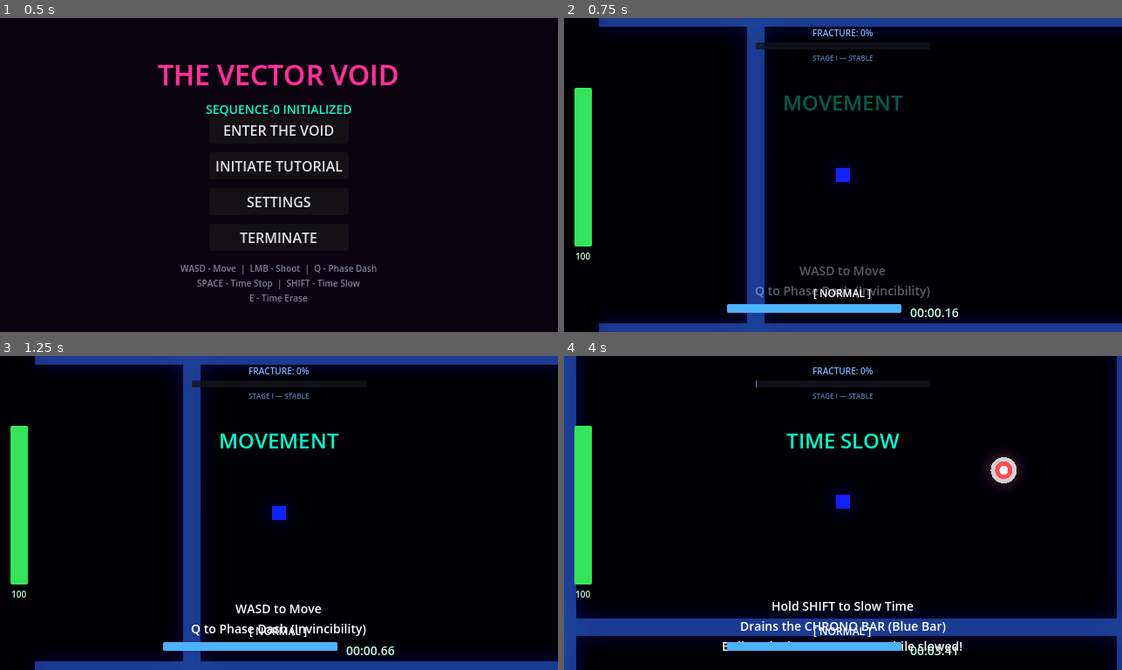
Above: before the commit, frames 1-4 (two rows, left to right).
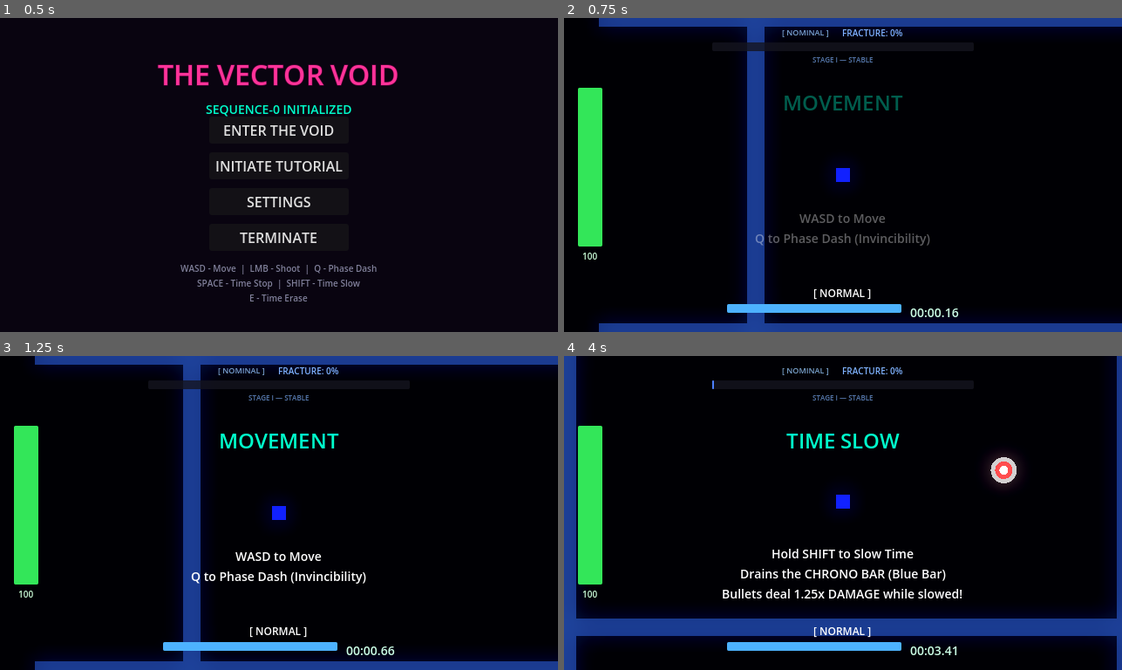
Above: after the commit, the same moments.

Repository: scarf-y/Polychron
Game: Godot game, scene res://scenes/ui/main_menu.tscn
Same seed, same stepped clock (60 frames per second), same inputs: the game is played once before the commit and once after it.
Inputs (mouse positions are in pixels of both pictures, inside the frame that each line leads up to):
- Up to frame 1 (0.5 s): no input
- Up to frame 2 (0.75 s): click "INITIATE TUTORIAL" at 0.5 s
- Up to frame 3 (1.25 s): no input
- Up to frame 4 (4 s): tap Enter at 1.25 s; move the mouse to (965, 497) at 1.27 s; hold D (move_right) 1.28-2.03 s; tap Q (dash) at 1.35 s; move the mouse to (731, 528) at 2.02 s; hold S (move_down) 2.03-2.78 s; click (731, 528) at 2.1 s; move the mouse to (898, 443) at 2.77 s; hold D (move_right) 2.78-3.53 s; tap E (time_erase) at 2.85 s; move the mouse to (815, 575) at 3.52 s; hold W (move_up) from 3.53 s (still down); tap Shift (time_slow) at 3.6 s

Frame 1 is identical in both runs. In frame 2, 3.0% of the frame differs, in the area x 1-66%, y 3-90%; in frame 3, 3.1%; in frame 4, 4.3%, in the area x 1-72%, y 3-94%.

Commit message:
style: HUD refinement and tutorial UI visibility fixes

Diff:
--- a/scenes/levels/tutorial_level.tscn
+++ b/scenes/levels/tutorial_level.tscn
@@ -123,9 +123,9 @@
 anchor_right = 0.5
 anchor_bottom = 0.5
 offset_left = -200.0
-offset_top = 100.0
+offset_top = 40.0
 offset_right = 200.0
-offset_bottom = 160.0
+offset_bottom = 100.0
 theme_override_font_sizes/font_size = 14
 text = "Instruction text goes here.
 Explain what to do."
--- a/scripts/bullet.gd
+++ b/scripts/bullet.gd
@@ -95,7 +95,10 @@
 			body.take_damage(damage)
 
 		# Spawn floating damage number
-		GameJuice.spawn_damage_number(damage, body.global_position, is_crit)
+		if TimeManager.current_state == TimeManager.TimeState.SLOWED:
+			GameJuice.spawn_damage_number(damage, body.global_position, is_crit, Color(1.0, 0.85, 0.3), 1.2)
+		else:
+			GameJuice.spawn_damage_number(damage, body.global_position, is_crit)
 
 		# Impact effect
 		if is_crit:
--- a/scripts/hud.gd
+++ b/scripts/hud.gd
@@ -82,10 +82,10 @@
 	# --- HP SECTION (Vertical Left) ---
 	var hp_vbox := VBoxContainer.new()
 	hp_vbox.set_anchors_preset(Control.PRESET_LEFT_WIDE)
-	hp_vbox.offset_left = 12.0
+	hp_vbox.offset_left = 16.0
 	hp_vbox.offset_top = 80.0
 	hp_vbox.offset_bottom = -80.0
-	hp_vbox.offset_right = 32.0
+	hp_vbox.offset_right = 44.0
 	hp_vbox.alignment = BoxContainer.ALIGNMENT_CENTER
 	add_child(hp_vbox)
 
@@ -94,7 +94,7 @@
 	hp_bar.max_value = 100.0
 	hp_bar.value = 100.0
 	hp_bar.show_percentage = false
-	hp_bar.custom_minimum_size = Vector2(10, 0)
+	hp_bar.custom_minimum_size = Vector2(16, 0) # Made wider
 	hp_bar.size_flags_vertical = Control.SIZE_EXPAND_FILL
 	# Style the fill
 	var hp_fill := StyleBoxFlat.new()
@@ -105,7 +105,12 @@
 	hp_fill.corner_radius_bottom_right = 2
 	hp_bar.add_theme_stylebox_override("fill", hp_fill)
 	var hp_bg := StyleBoxFlat.new()
-	hp_bg.bg_color = Color(0.1, 0.1, 0.1, 0.7)
+	hp_bg.bg_color = Color(0.05, 0.05, 0.05, 0.9) # Darker, more visible loss space
+	hp_bg.border_width_left = 1
+	hp_bg.border_width_right = 1
+	hp_bg.border_width_top = 1
+	hp_bg.border_width_bottom = 1
+	hp_bg.border_color = Color(0.2, 0.2, 0.2, 0.5)
 	hp_bg.corner_radius_top_left = 2
 	hp_bg.corner_radius_top_right = 2
 	hp_bg.corner_radius_bottom_left = 2
@@ -124,23 +129,33 @@
 	fracture_vbox.set_anchors_preset(Control.PRESET_CENTER_TOP)
 	fracture_vbox.grow_horizontal = Control.GROW_DIRECTION_BOTH
 	fracture_vbox.offset_top = 10.0
-	fracture_vbox.offset_left = -100.0
-	fracture_vbox.offset_right = 100.0
+	fracture_vbox.offset_left = -150.0
+	fracture_vbox.offset_right = 150.0
 	fracture_vbox.alignment = BoxContainer.ALIGNMENT_CENTER
 	add_child(fracture_vbox)
+
+	var fracture_header_hbox := HBoxContainer.new()
+	fracture_header_hbox.alignment = BoxContainer.ALIGNMENT_CENTER
+	fracture_header_hbox.add_theme_constant_override("separation", 15)
+	fracture_vbox.add_child(fracture_header_hbox)
+
+	fracture_debuff_label = Label.new()
+	fracture_debuff_label.text = "[ NOMINAL ]"
+	fracture_debuff_label.add_theme_font_size_override("font_size", 9)
+	fracture_debuff_label.add_theme_color_override("font_color", Color(0.6, 0.8, 1.0, 0.8))
+	fracture_header_hbox.add_child(fracture_debuff_label)
 
 	fracture_label = Label.new()
 	fracture_label.text = "FRACTURE: 0%"
 	fracture_label.add_theme_font_size_override("font_size", 10)
 	fracture_label.add_theme_color_override("font_color", Color(0.5, 0.7, 1.0))
-	fracture_label.horizontal_alignment = HORIZONTAL_ALIGNMENT_CENTER
-	fracture_vbox.add_child(fracture_label)
+	fracture_header_hbox.add_child(fracture_label)
 
 	fracture_bar = ProgressBar.new()
 	fracture_bar.max_value = 100.0
 	fracture_bar.value = 0.0
 	fracture_bar.show_percentage = false
-	fracture_bar.custom_minimum_size = Vector2(160, 8)
+	fracture_bar.custom_minimum_size = Vector2(200, 10) # Synchronized size
 	var frac_fill := StyleBoxFlat.new()
 	frac_fill.bg_color = Color(0.3, 0.5, 1.0)
 	frac_fill.corner_radius_top_left = 2
@@ -190,7 +205,7 @@
 	gauge_bar.max_value = 100.0
 	gauge_bar.value = 100.0
 	gauge_bar.show_percentage = false
-	gauge_bar.custom_minimum_size = Vector2(200, 10)
+	gauge_bar.custom_minimum_size = Vector2(200, 10) # Synchronized size
 	var gauge_fill := StyleBoxFlat.new()
 	gauge_fill.bg_color = Color(0.3, 0.7, 1.0)
 	gauge_fill.corner_radius_top_left = 2
@@ -325,31 +340,31 @@
 		fracture_stage_label.text = "STAGE V — LOCKDOWN"
 		fracture_stage_label.add_theme_color_override("font_color", Color(1.0, 0.1, 0.1, 1.0))
 		if fracture_debuff_label:
-			fracture_debuff_label.text = "[ TIME ABILITIES DISABLED ]"
+			fracture_debuff_label.text = "[ ABILITIES LOCKED ]"
 			fracture_debuff_label.add_theme_color_override("font_color", Color(1.0, 0.3, 0.3))
 	elif value > 75.0:
 		fracture_stage_label.text = "STAGE IV — CRITICAL"
 		fracture_stage_label.add_theme_color_override("font_color", Color(1.0, 0.3, 0.2, 0.9))
 		if fracture_debuff_label:
-			fracture_debuff_label.text = "[ +50% DMG Taken | -20% Speed | x2 Dash CD ]"
+			fracture_debuff_label.text = "[ +50% DMG | -20% SPD | x2 DASH CD ]"
 			fracture_debuff_label.add_theme_color_override("font_color", Color(1.0, 0.5, 0.4))
 	elif value > 50.0:
 		fracture_stage_label.text = "STAGE III — TEMPORAL DECAY"
 		fracture_stage_label.add_theme_color_override("font_color", Color(1.0, 0.5, 0.2, 0.8))
 		if fracture_debuff_label:
-			fracture_debuff_label.text = "[ -20% Speed | x2 Dash CD | -50% Crit Chance ]"
+			fracture_debuff_label.text = "[ -20% SPD | x2 DASH CD | -50% CRIT ]"
 			fracture_debuff_label.add_theme_color_override("font_color", Color(1.0, 0.7, 0.4))
 	elif value > 25.0:
 		fracture_stage_label.text = "STAGE II — INSTABILITY"
 		fracture_stage_label.add_theme_color_override("font_color", Color(0.9, 0.7, 0.3, 0.7))
 		if fracture_debuff_label:
-			fracture_debuff_label.text = "[ -50% Crit Chance ]"
+			fracture_debuff_label.text = "[ -50% CRIT ]"
 			fracture_debuff_label.add_theme_color_override("font_color", Color(0.9, 0.8, 0.5))
 	else:
 		fracture_stage_label.text = "STAGE I — STABLE"
 		fracture_stage_label.add_theme_color_override("font_color", Color(0.5, 0.7, 1.0, 0.7))
 		if fracture_debuff_label:
-			fracture_debuff_label.text = "[ All Systems Nominal ]"
+			fracture_debuff_label.text = "[ NOMINAL ]"
 			fracture_debuff_label.add_theme_color_override("font_color", Color(0.6, 0.8, 1.0, 0.8))
 
 func _on_lockdown_changed(is_lockdown: bool) -> void:
